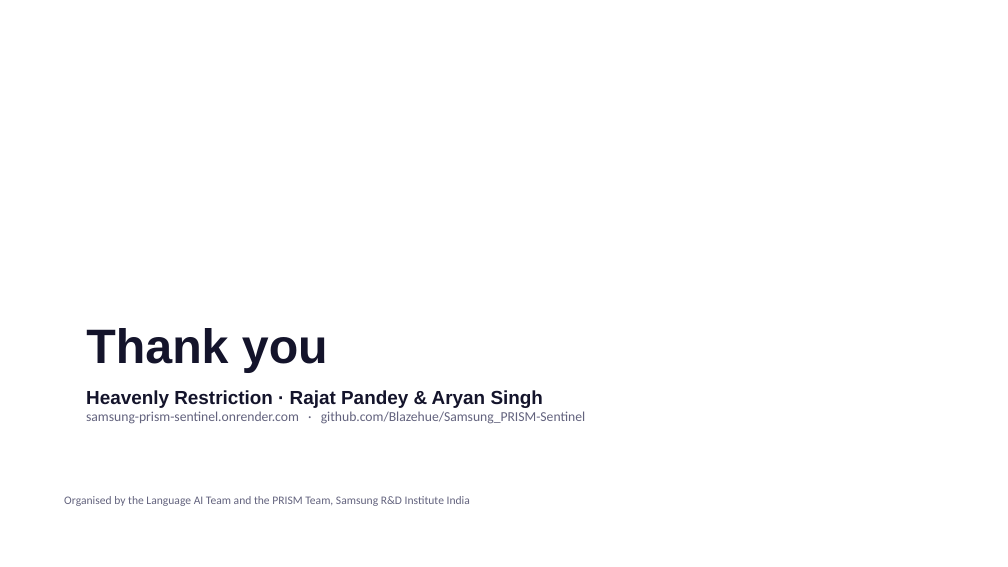
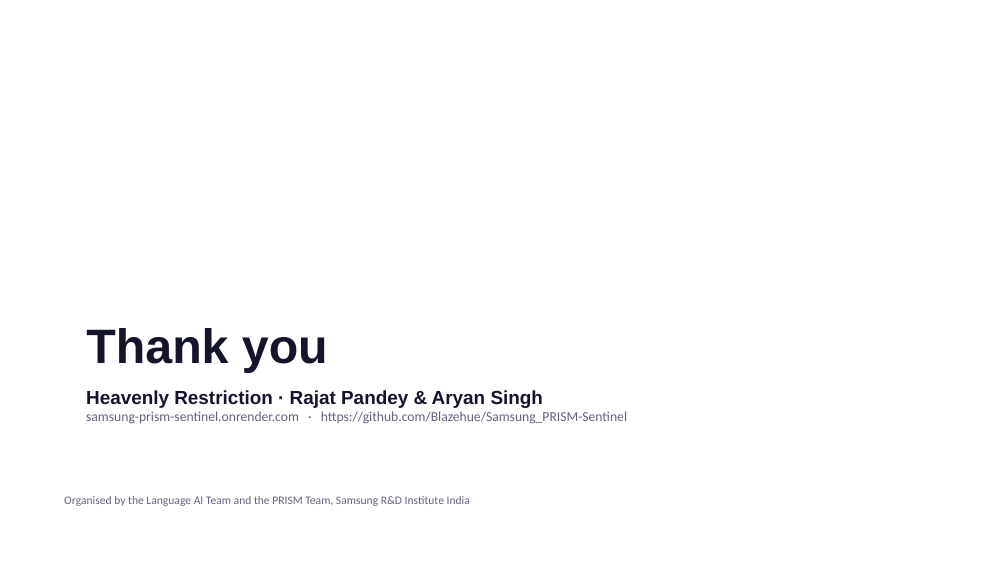
Before and after one commit to Blazehue/Samsung_PRISM-Sentinel, a slide deck: slide 12 of submission/SRMIST KTR_HeavenlyRestriction.pptx. Drawn at 1008x567 pixels with LibreOffice and Linux fonts; fonts in the diff are those of the drawing. Boxes give left, top, right and bottom in pixels: in the first picture for what was removed or moved away, otherwise in the second. Text is boxed around its words. In the diff, an @@ line names an element or a change of style, - is before the commit and + after.

```diff
--- a/submission/SRMIST KTR_HeavenlyRestriction.pptx
+++ b/submission/SRMIST KTR_HeavenlyRestriction.pptx
@@ text at (86,411,627,424): text changed @@
-samsung-prism-sentinel.onrender.com · github.com/Blazehue/Samsung_PRISM-Sentinel
+samsung-prism-sentinel.onrender.com · https://github.com/Blazehue/Samsung_PRISM-Sentinel
```
Also in this commit, not shown: 11 other slides changed.
